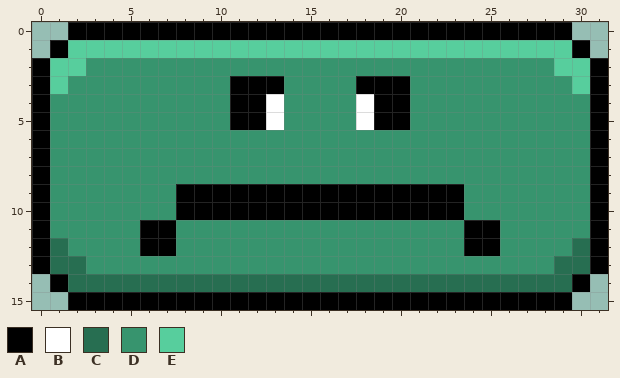
One commit to this pixel-art file: Assets/Sprites/rocket.ase. That is the earlier state.
32x16 pixels, 1 frame.
Palette (. is transparent): A #000000  B #ffffff  C #276e51  D #37946e  E #57ce9d
Pixels before, first column x 0:
 0 ..AAAAAAAAAAAAAAAAAAAAAAAAAAAA..
 1 .AEEEEEEEEEEEEEEEEEEEEEEEEEEEEA.
 2 AEEDDDDDDDDDDDDDDDDDDDDDDDDDDEEA
 3 AEDDDDDDDDDAAADDDDAAADDDDDDDDDEA
 4 ADDDDDDDDDDAABDDDDBAADDDDDDDDDDA
 5 ADDDDDDDDDDAABDDDDBAADDDDDDDDDDA
 6 ADDDDDDDDDDDDDDDDDDDDDDDDDDDDDDA
 7 ADDDDDDDDDDDDDDDDDDDDDDDDDDDDDDA
 8 ADDDDDDDDDDDDDDDDDDDDDDDDDDDDDDA
 9 ADDDDDDDAAAAAAAAAAAAAAAADDDDDDDA
10 ADDDDDDDAAAAAAAAAAAAAAAADDDDDDDA
11 ADDDDDAADDDDDDDDDDDDDDDDAADDDDDA
12 ACDDDDAADDDDDDDDDDDDDDDDAADDDDCA
13 ACCDDDDDDDDDDDDDDDDDDDDDDDDDDCCA
14 .ACCCCCCCCCCCCCCCCCCCCCCCCCCCCA.
15 ..AAAAAAAAAAAAAAAAAAAAAAAAAAAA..
Once edited:
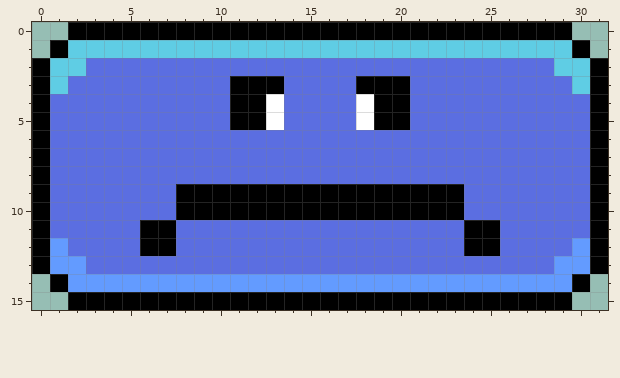
What changed:
colour C: #276e51 -> #639bff
colour D: #37946e -> #5b6ee1
colour E: #57ce9d -> #5fcde4
Where, in picture pixels (left, top, right, bottom), the same in both pictures:
changed: (50, 40, 590, 292)
